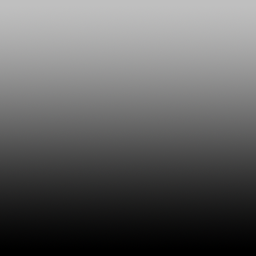
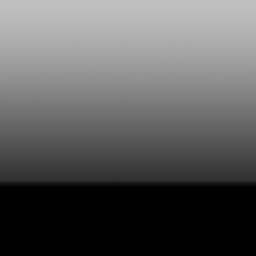
Layer changes from the first w=256, h=256 image to the second:
added layer "Layer 3" (darken) above "Layer 2" over [0, 180, 256, 245]
